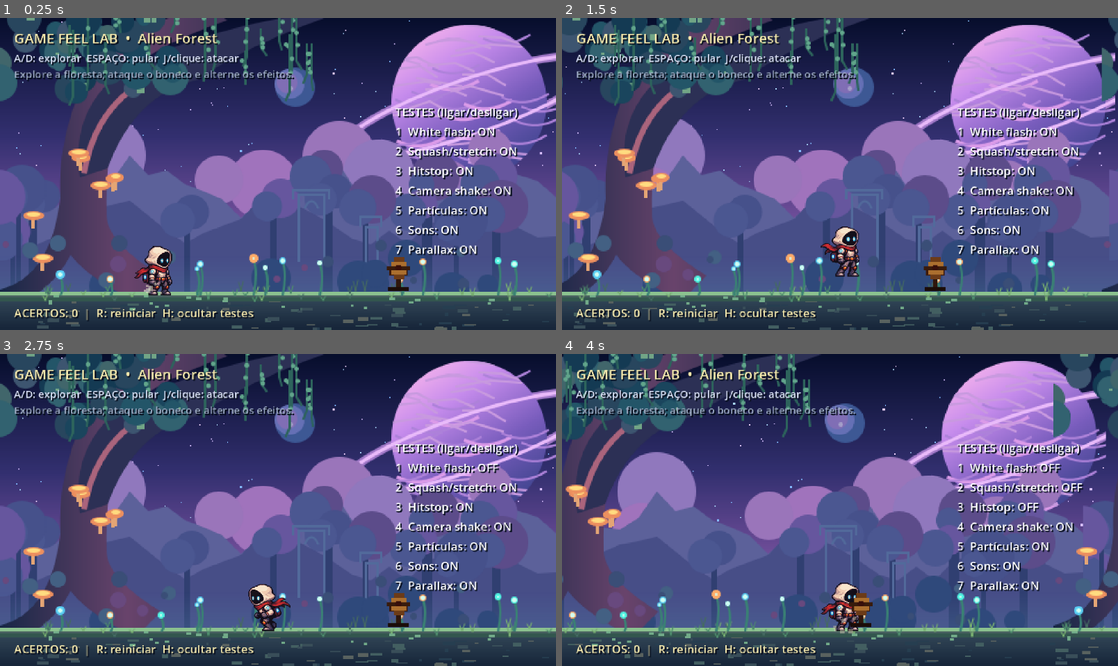
Above: before the commit, frames 1-4 (two rows, left to right).
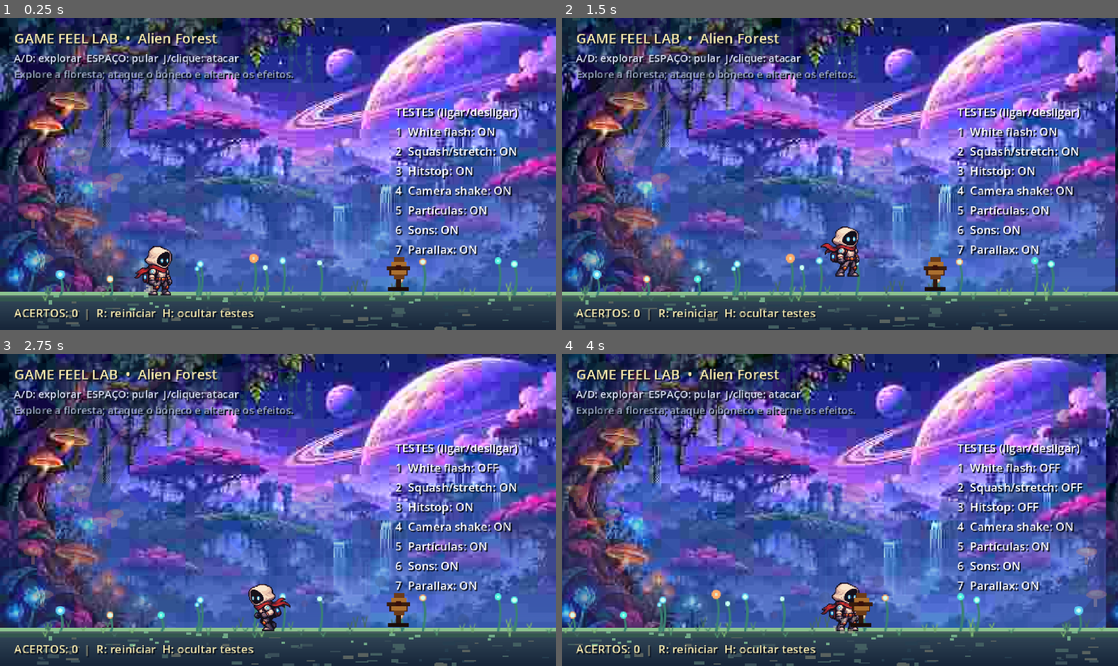
Above: after the commit, the same moments.

Repository: NathanMarts/game_feel_lab
Game: Godot game, scene res://main.tscn
Two runs of this game, one before a commit and one after it. Both use one fixed random seed, a clock stepped at 60 frames per second and the inputs below.
Inputs (mouse positions are in pixels of both pictures, inside the frame that each line leads up to):
- Up to frame 1 (0.25 s): no input
- Up to frame 2 (1.5 s): tap Enter at 0.5 s; move the mouse to (962, 158) at 0.52 s; hold D (move_right) from 0.53 s (still down); tap J (attack) at 0.6 s; click (962, 158) at 0.67 s; tap Space (jump) at 0.77 s; move the mouse to (728, 189) at 1.27 s; tap K at 1.35 s
- Up to frame 3 (2.75 s): tap Space (jump) at 1.52 s; move the mouse to (333, 441) at 2.02 s; release D (move_right) at 2.03 s; hold A (move_left) from 2.03 s (still down); tap 1 at 2.1 s
- Up to frame 4 (4 s): move the mouse to (812, 572) at 2.77 s; release A (move_left) at 2.78 s; hold D (move_right) from 2.78 s (still down); tap 2 at 2.85 s; click (812, 572) at 2.92 s; tap Space (jump) at 3.02, 3.77 s; move the mouse to (1006, 556) at 3.52 s; tap 3 at 3.6 s

The runs differ from the first frame. In frame 1, 74% of the frame differs, in the area x 0-100%, y 0-88%; in frame 2, 74%; in frame 3, 74%; in frame 4, 74%.

Commit message:
feat: render AI-painted alien forest behind parallax art layers

Diff:
--- a/main.gd
+++ b/main.gd
@@ -91,15 +91,18 @@
 # Every layer is an image file, not a shape drawn in _draw().
 # Slower scroll_scale means a more distant layer.
 func build_scenery() -> void:
+	# The first layer is an actual AI-generated background image.
+	# Transparent vector layers add depth without hiding the painted biome.
 	var specs: Array = [
-		["res://assets/scenery/sky.svg", 0.12],
-		["res://assets/scenery/distant.svg", 0.35],
-		["res://assets/scenery/mid.svg", 0.65],
-		["res://assets/scenery/ground.svg", 1.0],
+		["res://assets/scenery/alien_forest.jpg", 0.12, 1.0],
+		["res://assets/scenery/distant.svg", 0.35, 0.27],
+		["res://assets/scenery/mid.svg", 0.65, 0.30],
+		["res://assets/scenery/ground.svg", 1.0, 1.0],
 	]
 	for spec in specs:
 		var file_path: String = str(spec[0])
 		var speed: float = float(spec[1])
+		var alpha: float = float(spec[2])
 		var texture: Texture2D = load(file_path) as Texture2D
 		if texture == null:
 			push_error("Parallax asset missing: %s" % file_path)
@@ -111,6 +114,7 @@
 		layer.repeat_times = 3
 		var sprite := Sprite2D.new()
 		sprite.texture = texture
+		sprite.modulate = Color(1.0, 1.0, 1.0, alpha)
 		sprite.centered = false
 		sprite.texture_filter = CanvasItem.TEXTURE_FILTER_NEAREST
 		layer.add_child(sprite)
